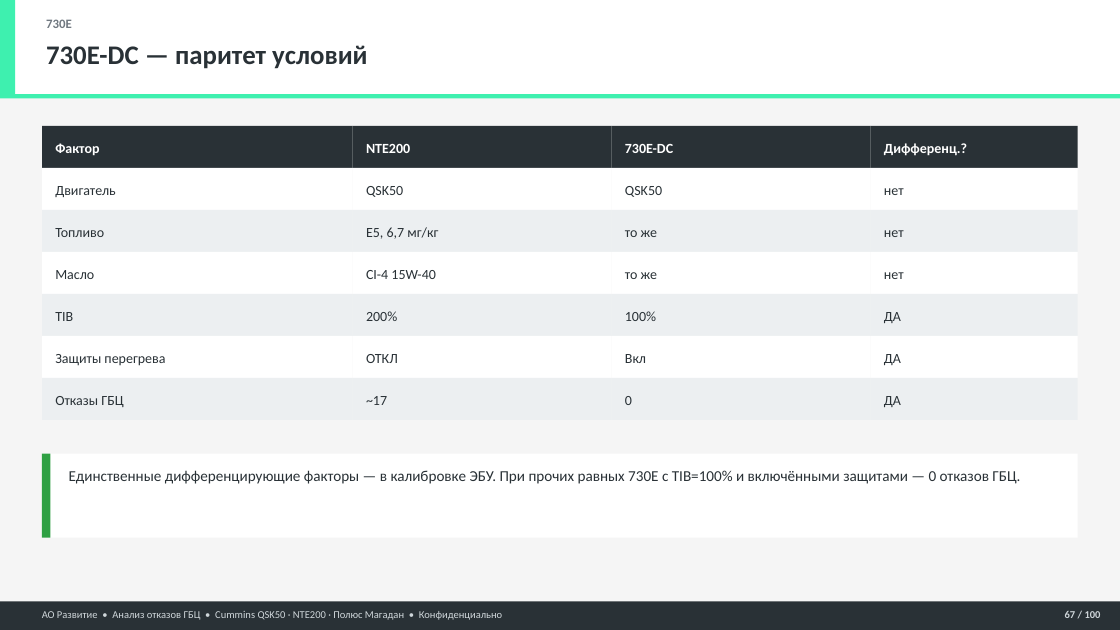
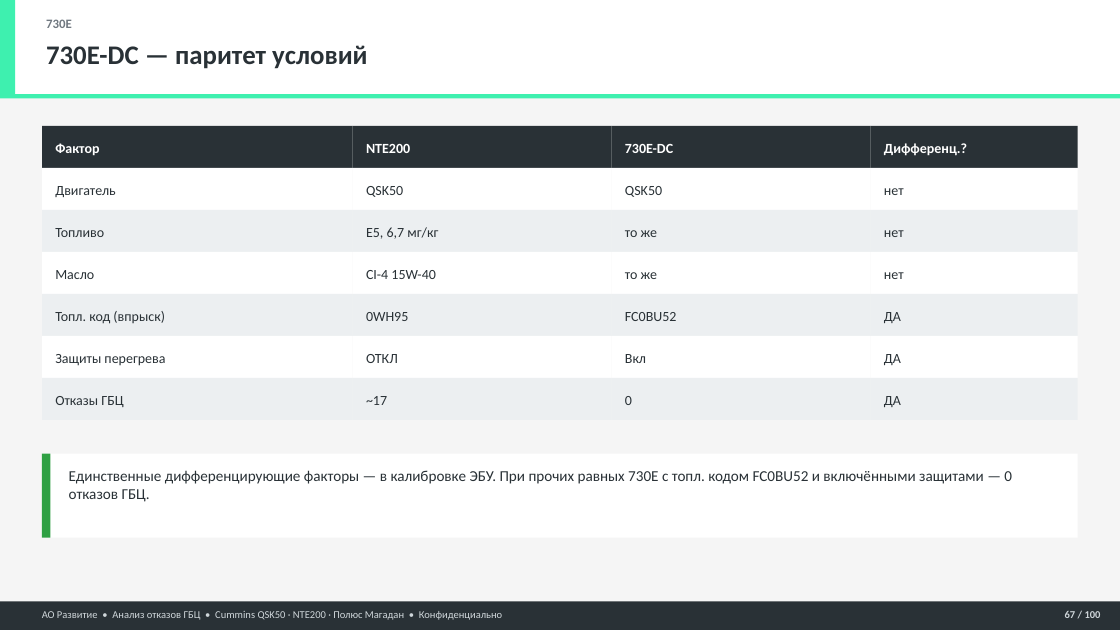
Before and after one commit to victorekuznetsov/NTE200, a slide deck: slide 67 of 05 Отчёты/Презентации/Анализ_ГБЦ_QSK50_NTE200_БОЛЬШОЙ.pptx. Drawn at 1120x630 pixels with LibreOffice and Linux fonts; fonts in the diff are those of the drawing. Boxes give left, top, right and bottom in pixels: in the first picture for what was removed or moved away, otherwise in the second. Text is boxed around its words. In the diff, an @@ line names an element or a change of style, - is before the commit and + after.

```diff
--- a/05 Отчёты/Презентации/Анализ_ГБЦ_QSK50_NTE200_БОЛЬШОЙ.pptx
+++ b/05 Отчёты/Презентации/Анализ_ГБЦ_QSK50_NTE200_БОЛЬШОЙ.pptx
@@ text at box(55, 311, 164, 324): text changed @@
-TIB
+Топл. код (впрыск)
@@ text at box(366, 312, 408, 321): text changed @@
-200%
+0WH95
@@ text at box(625, 312, 677, 321): text changed @@
-100%
+FC0BU52
@@ text at box(69, 470, 1012, 502): text changed @@
-Единственные дифференцирующие факторы — в калибровке ЭБУ. При прочих равных 730E с TIB=100% и включёнными защитами — 0 отказов ГБЦ.
+Единственные дифференцирующие факторы — в калибровке ЭБУ. При прочих равных 730E с топл. кодом FC0BU52 и включёнными защитами — 0 отказов ГБЦ.
```
Also in this commit, not shown: 15 other slides changed, 12 other files.
